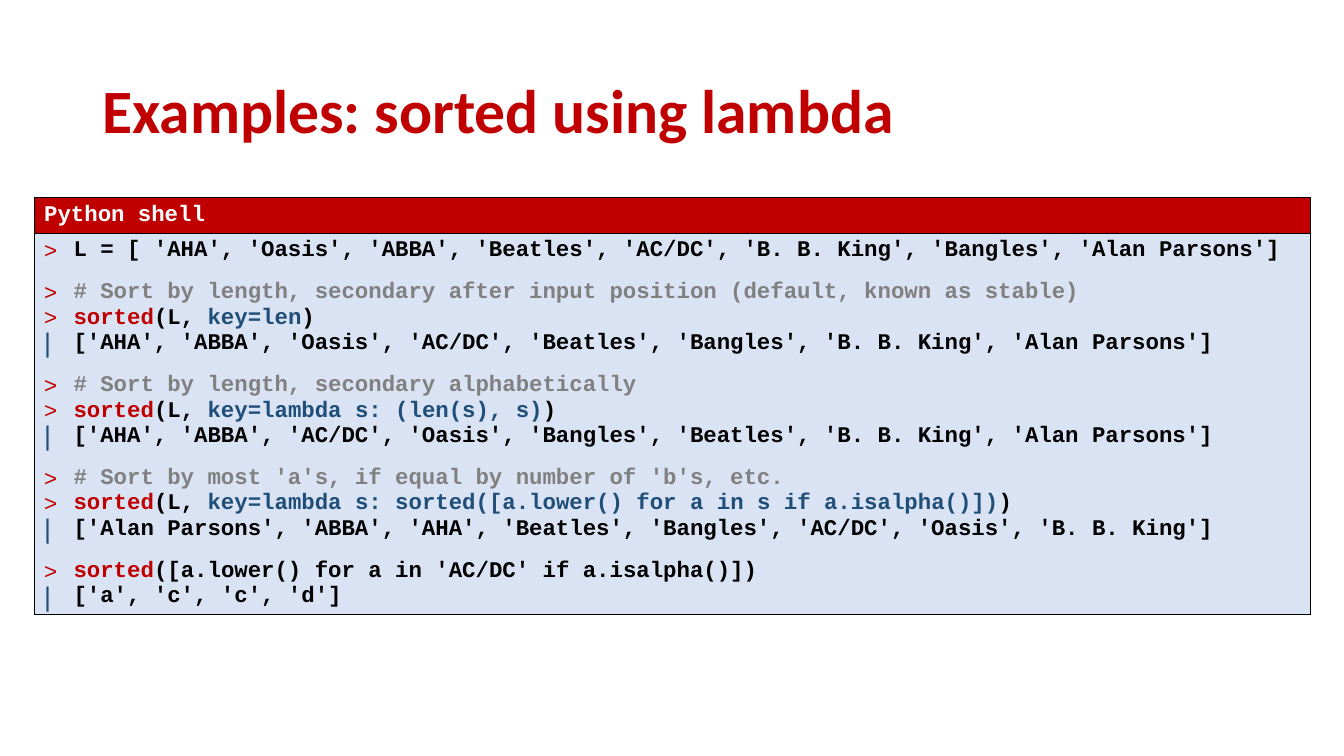
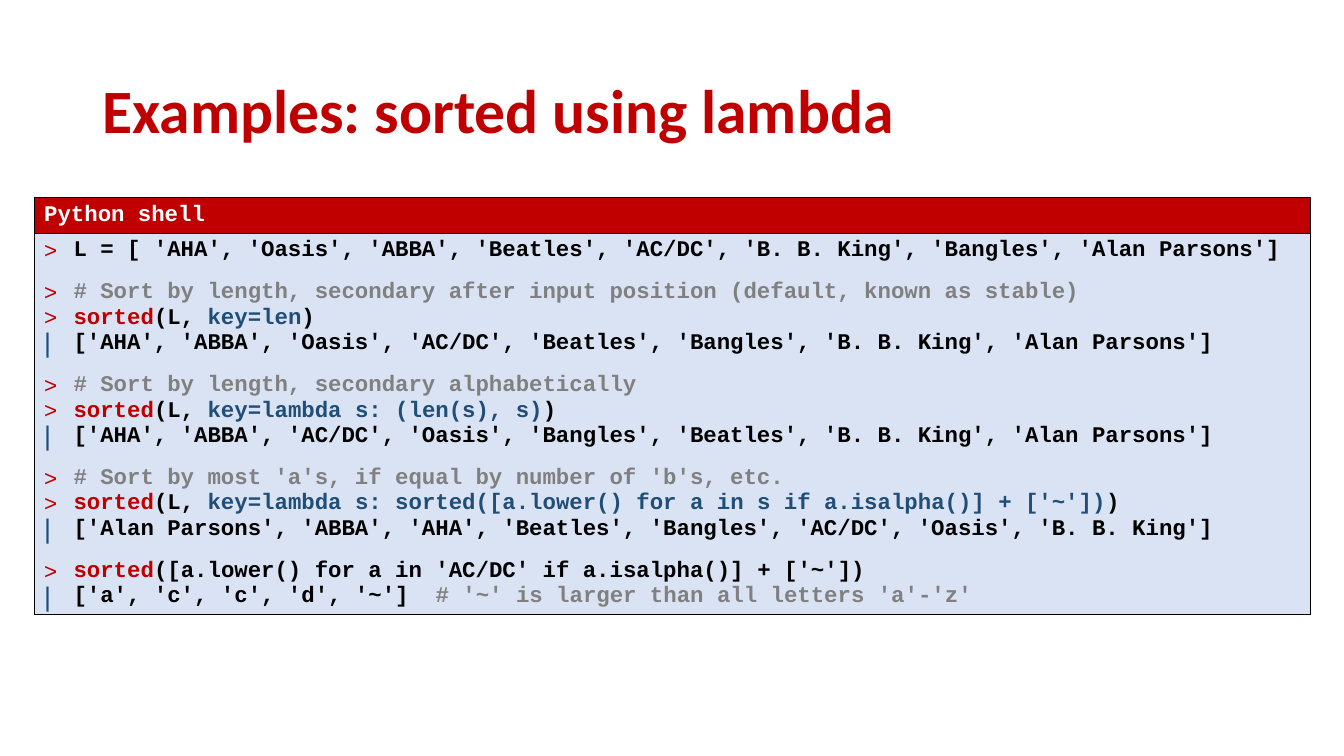
Before and after one commit to gsbrodal/gsbrodal.github.io, a slide deck: slide 15 of ipsa/slides/lambda.pptx. Drawn at 1344x756 pixels with LibreOffice and Linux fonts; fonts in the diff are those of the drawing. Boxes give left, top, right and bottom in pixels: in the first picture for what was removed or moved away, otherwise in the second. Text is boxed around its words. In the diff, an @@ line names an element or a change of style, - is before the commit and + after.

Commit message:
exercises.html all-slides.pdf classes.pdf classes.pptx code.zip lambda.pdf lambda.pptx recursion_iteration.pdf recursion_iteration.pptx

```diff
--- a/ipsa/slides/lambda.pptx
+++ b/ipsa/slides/lambda.pptx
@@ table at [34, 198, 1311, 634] @@
-row 2, column 1: L = [ 'AHA', 'Oasis', 'ABBA', 'Beatles', 'AC/DC', 'B. B. King', 'Bangles', 'Alan Parsons'] / # Sort by length, secondary after input position (default, known as stable) / sorted(L, key=len) / ['AHA', 'ABBA', 'Oasis', 'AC/DC', 'Beatles', 'Bangles', 'B. B. King', 'Alan Parsons'] / # Sort by length, secondary alphabetically / sorted(L, key=lambda s: (len(s), s)) / ['AHA', 'ABBA', 'AC/DC', 'Oasis', 'Bangles', 'Beatles', 'B. B. King', 'Alan Parsons'] / # Sort by most 'a's, if equal by number of 'b's, etc. / sorted(L, key=lambda s: sorted([a.lower() for a in s if a.isalpha()])) / ['Alan Parsons', 'ABBA', 'AHA', 'Beatles', 'Bangles', 'AC/DC', 'Oasis', 'B. B. King'] / sorted([a.lower() for a in 'AC/DC' if a.isalpha()]) / ['a', 'c', 'c', 'd']
+row 2, column 1: L = [ 'AHA', 'Oasis', 'ABBA', 'Beatles', 'AC/DC', 'B. B. King', 'Bangles', 'Alan Parsons'] / # Sort by length, secondary after input position (default, known as stable) / sorted(L, key=len) / ['AHA', 'ABBA', 'Oasis', 'AC/DC', 'Beatles', 'Bangles', 'B. B. King', 'Alan Parsons'] / # Sort by length, secondary alphabetically / sorted(L, key=lambda s: (len(s), s)) / ['AHA', 'ABBA', 'AC/DC', 'Oasis', 'Bangles', 'Beatles', 'B. B. King', 'Alan Parsons'] / # Sort by most 'a's, if equal by number of 'b's, etc. / sorted(L, key=lambda s: sorted([a.lower() for a in s if a.isalpha()] + ['~'])) / ['Alan Parsons', 'ABBA', 'AHA', 'Beatles', 'Bangles', 'AC/DC', 'Oasis', 'B. B. King'] / sorted([a.lower() for a in 'AC/DC' if a.isalpha()] + ['~']) / ['a', 'c', 'c', 'd', '~'] # '~' is larger than all letters 'a'-'z'
```
Also in this commit, not shown: 8 other files.
